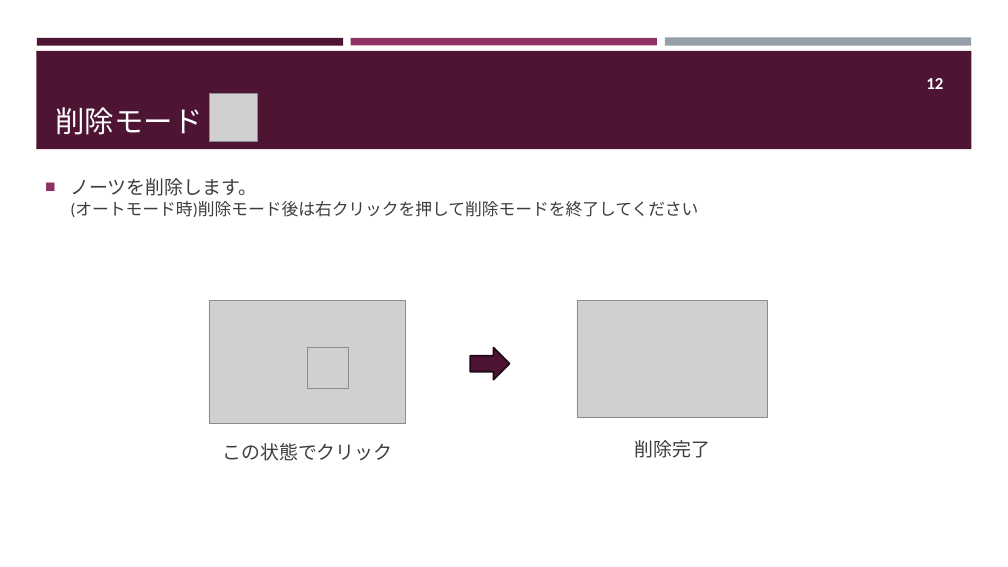
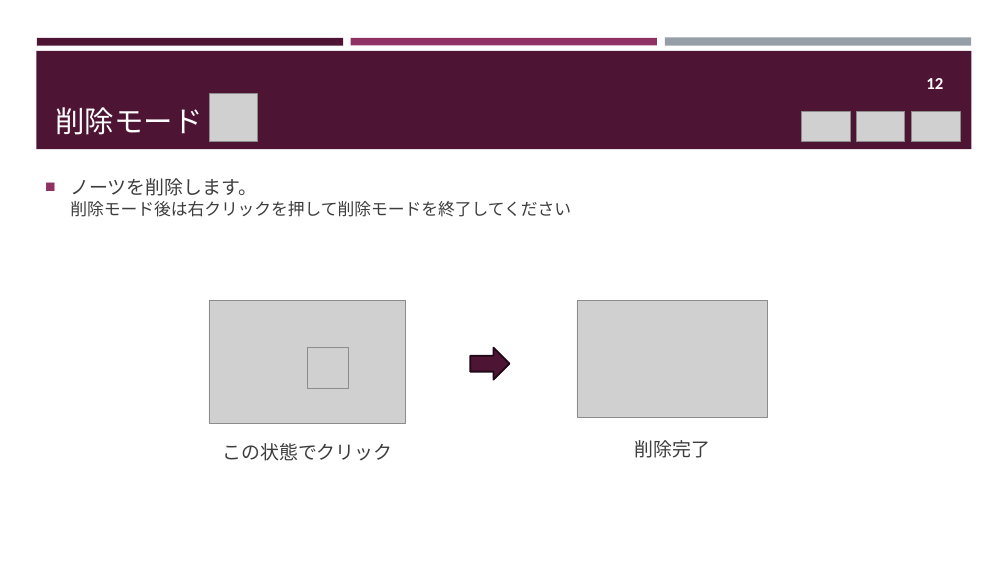
Before and after one commit to mumiroMurorin/MURORYTHM_DIMENTION, a slide deck: slide 13 of Assets/ChartEditor/Texture/Explanation/ChartEditor説明書.pptx. Drawn at 1008x567 pixels with LibreOffice and Linux fonts; fonts in the diff are those of the drawing; grey boxes stand for pictures. Boxes give left, top, right and bottom in pixels: in the first picture for what was removed or moved away, otherwise in the second. Text is boxed around its words. In the diff, an @@ line names an element or a change of style, - is before the commit and + after.

```diff
--- a/Assets/ChartEditor/Texture/Explanation/ChartEditor説明書.pptx
+++ b/Assets/ChartEditor/Texture/Explanation/ChartEditor説明書.pptx
@@ picture added at bbox=[802, 111, 851, 141] @@
@@ picture added at bbox=[857, 111, 905, 141] @@
@@ picture added at bbox=[911, 111, 960, 141] @@
@@ text at bbox=[70, 178, 571, 217]: text changed @@
-■ ノーツを削除します。
-  (オートモード時)削除モード後は右クリックを押して削除モードを終了してください
+■ ノーツを削除します。
+  削除モード後は右クリックを押して削除モードを終了してください
```
Also in this commit, not shown: 10 other slides changed, 7 slides added, 44 other files.
